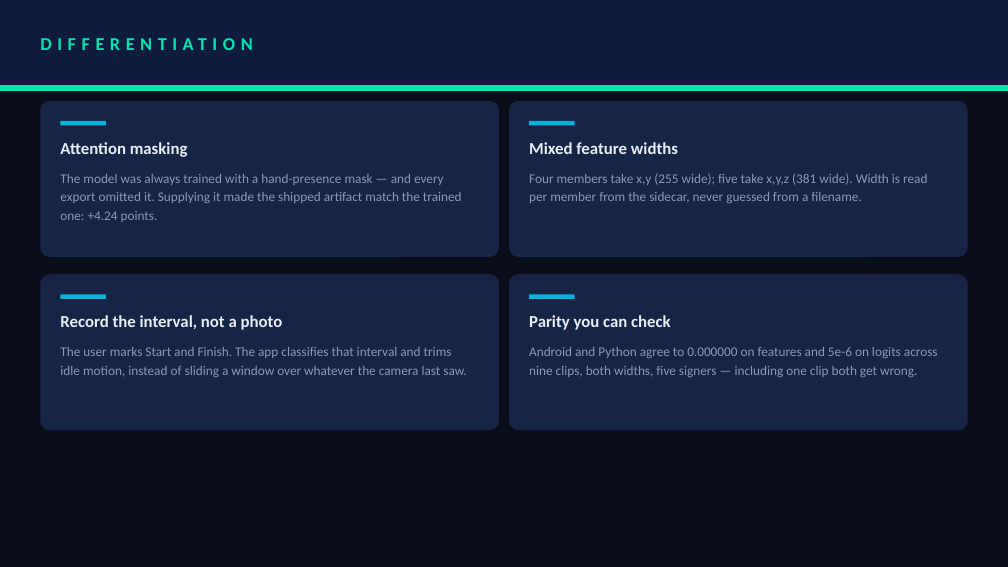
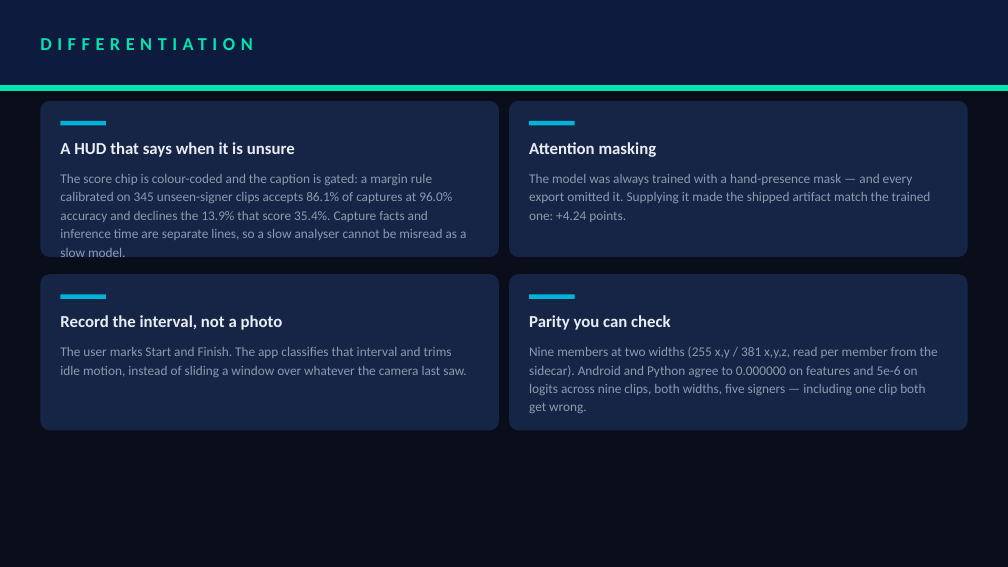
Before and after one commit to dev25bansal-ops/EchoGesture, a slide deck: slide 6 of submission/FINAL_DELIVERY/CollegeName_TeamName.pptx. Drawn at 1008x567 pixels with LibreOffice and Linux fonts; fonts in the diff are those of the drawing. Boxes give left, top, right and bottom in pixels: in the first picture for what was removed or moved away, otherwise in the second. Text is boxed around its words. In the diff, an @@ line names an element or a change of style, - is before the commit and + after.

Commit message:
deck: claim the HUD-clarity criterion on the differentiation slide
The rubric puts 25% on 'Robustness & Delivery (Occlusions & HUD clarity)'
and the deck did not mention HUD clarity anywhere — the app has had a
calibrated one all along.

Its score chip is colour-coded and the caption is gated by a margin rule
calibrated on 345 unseen-signer validation clips: 86.1% acceptance at 96.0%
accuracy, declining the 13.9% that are only 35.4% accurate. Capture facts
and inference time render as separate lines, so a starved analyser cannot
be misread as a slow model — a trap the old single '43 ms' line invited.

Replaces the 'Mixed feature widths' card, whose content is folded into
'Parity you can check' (255 x,y / 381 x,y,z, read per member from the
sidecar). Verified: all text present in the PDF text layer, nothing clipped.

```diff
--- a/submission/FINAL_DELIVERY/CollegeName_TeamName.pptx
+++ b/submission/FINAL_DELIVERY/CollegeName_TeamName.pptx
@@ text at bbox=[60, 142, 295, 157]: text changed @@
-Attention masking
+A HUD that says when it is unsure
@@ text at bbox=[529, 142, 657, 157]: text changed @@
-Mixed feature widths
+Attention masking
@@ text at bbox=[60, 174, 466, 260]: text changed @@
-The model was always trained with a hand-presence mask — and every export omitted it. Supplying it made the shipped artifact match the trained one: +4.24 points.
+The score chip is colour-coded and the caption is gated: a margin rule calibrated on 345 unseen-signer clips accepts 86.1% of captures at 96.0% accuracy and declines the 13.9% that score 35.4%. Capture facts and inference time are separate lines, so a slow analyser cannot be misread as a slow model.
@@ text at bbox=[529, 174, 931, 222]: text changed @@
-Four members take x,y (255 wide); five take x,y,z (381 wide). Width is read per member from the sidecar, never guessed from a filename.
+The model was always trained with a hand-presence mask — and every export omitted it. Supplying it made the shipped artifact match the trained one: +4.24 points.
@@ text at bbox=[529, 346, 938, 413]: text changed @@
-Android and Python agree to 0.000000 on features and 5e-6 on logits across nine clips, both widths, five signers — including one clip both get wrong.
+Nine members at two widths (255 x,y / 381 x,y,z, read per member from the sidecar). Android and Python agree to 0.000000 on features and 5e-6 on logits across nine clips, both widths, five signers — including one clip both get wrong.
```
Also in this commit, not shown: 8 other files.
